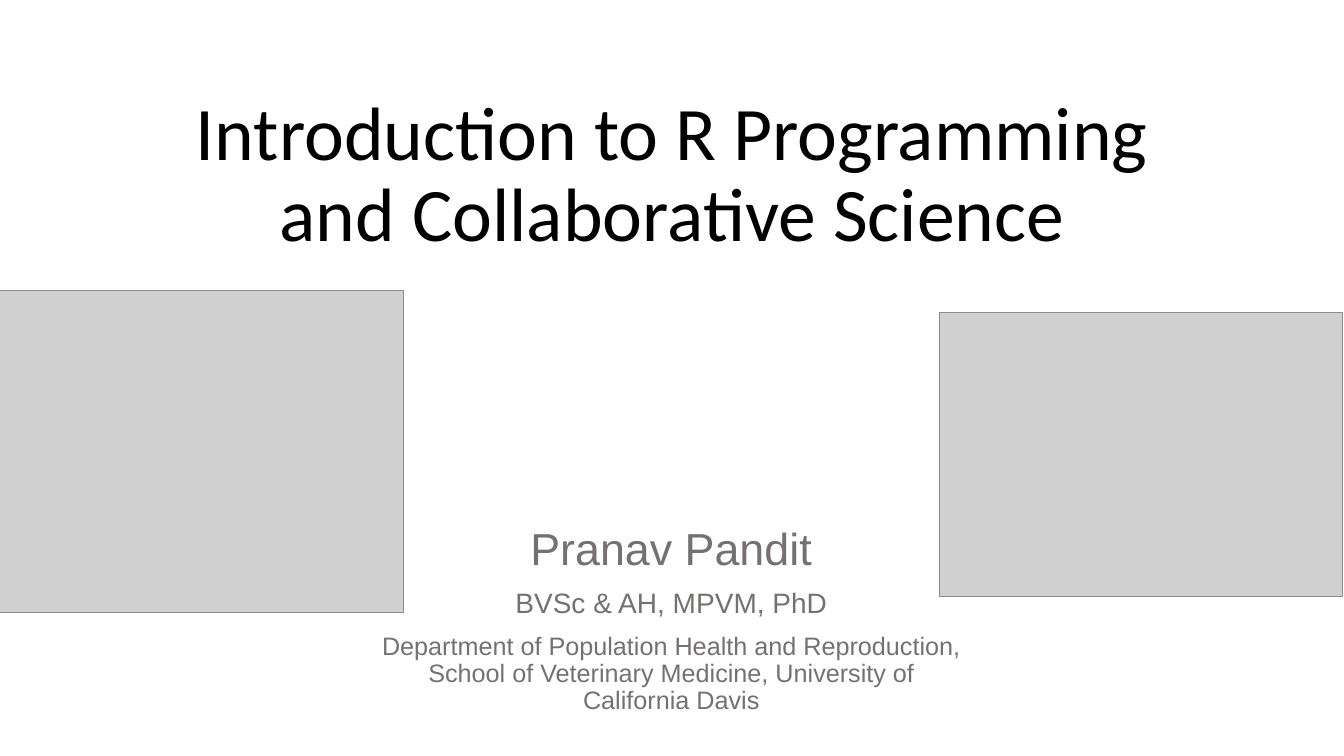
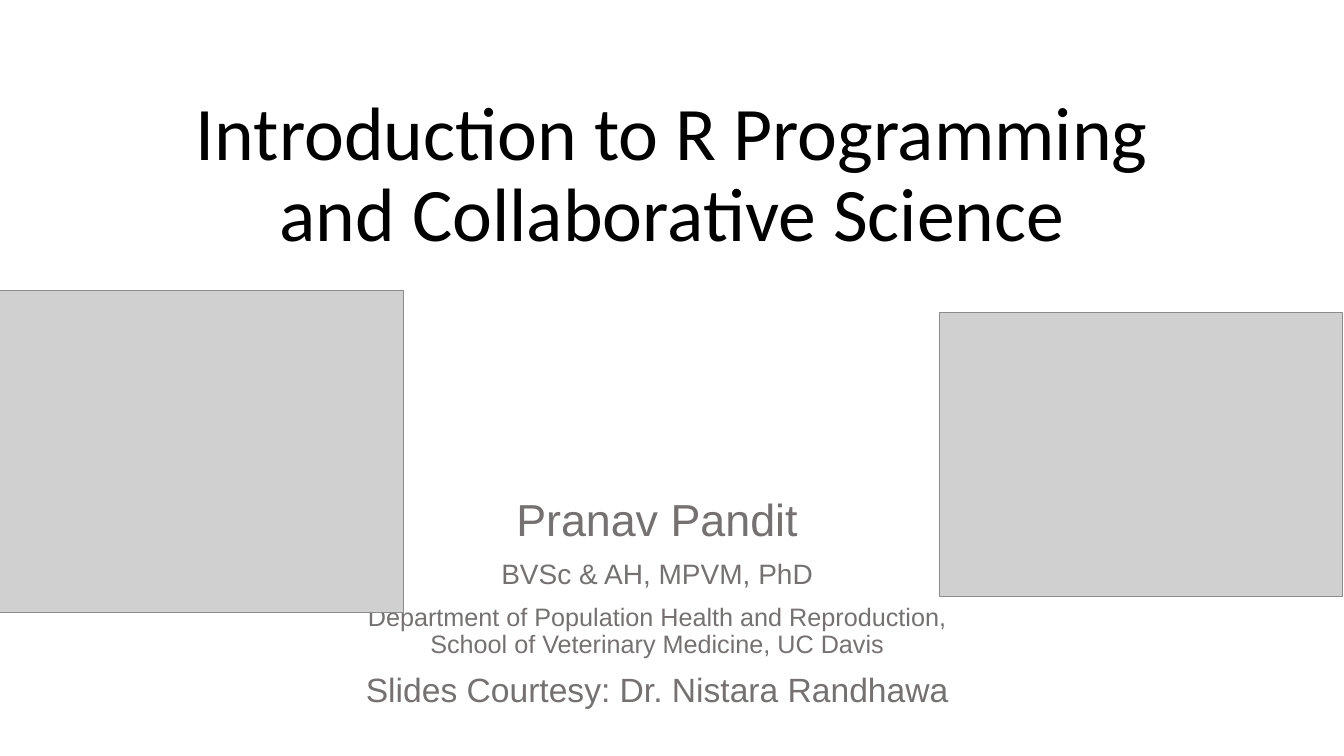
Before and after one commit to EpiPandit/MPM_200, a slide deck: slide 1 of Session 5/R and data management.pptx. Drawn at 1344x756 pixels with LibreOffice and Linux fonts; fonts in the diff are those of the drawing; grey boxes stand for pictures. Boxes give left, top, right and bottom in pixels: in the first picture for what was removed or moved away, otherwise in the second. Text is boxed around its words. In the diff, an @@ line names an element or a change of style, - is before the commit and + after.

Commit message:
updates to slides

```diff
--- a/Session 5/R and data management.pptx
+++ b/Session 5/R and data management.pptx
@@ text "Pranav Pandit" moved from (x1=382, y1=532, x2=960, y2=709) to (x1=366, y1=503, x2=949, y2=709) @@
@@ text at (x1=366, y1=606, x2=949, y2=709): text changed @@
-Department of Population Health and Reproduction, School of Veterinary Medicine, University of California Davis
+Department of Population Health and Reproduction, School of Veterinary Medicine, UC Davis
+Slides Courtesy: Dr. Nistara Randhawa
```
Also in this commit, not shown: 1 other file.
